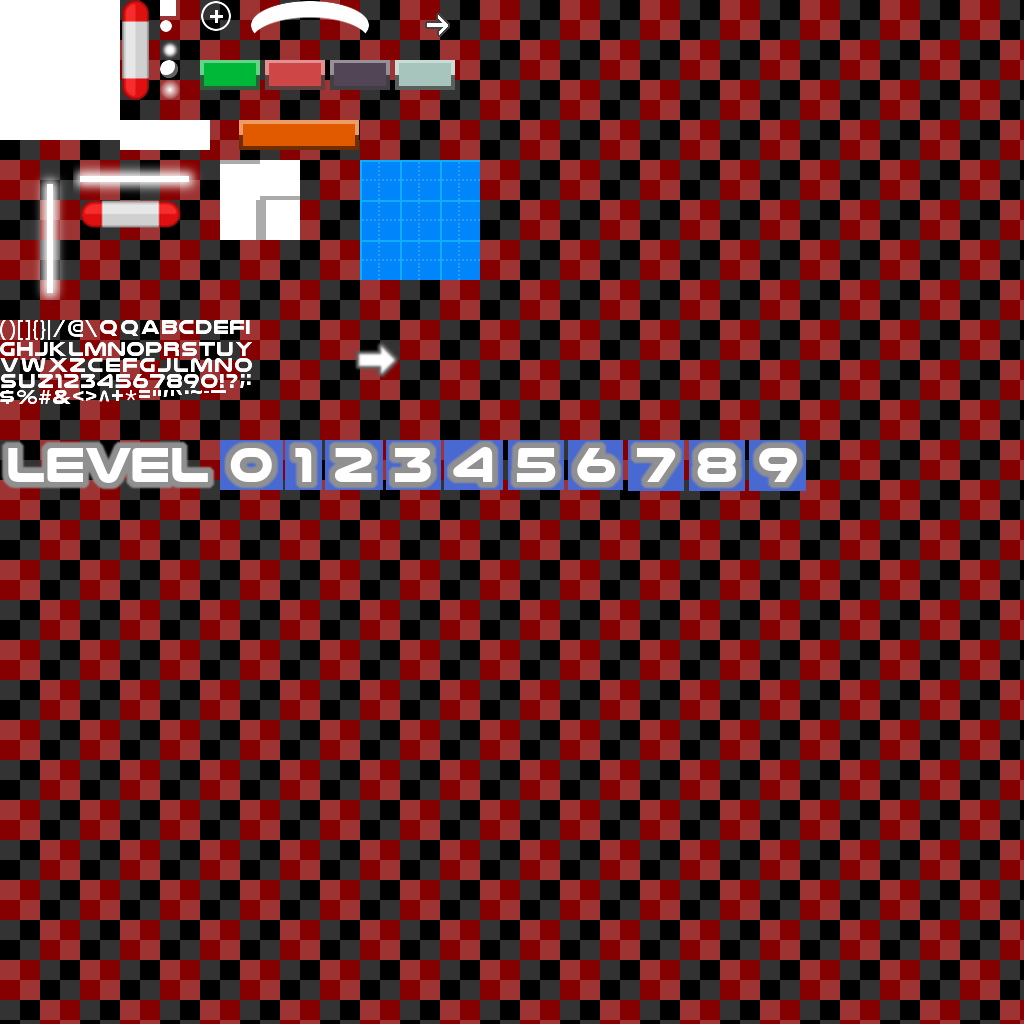
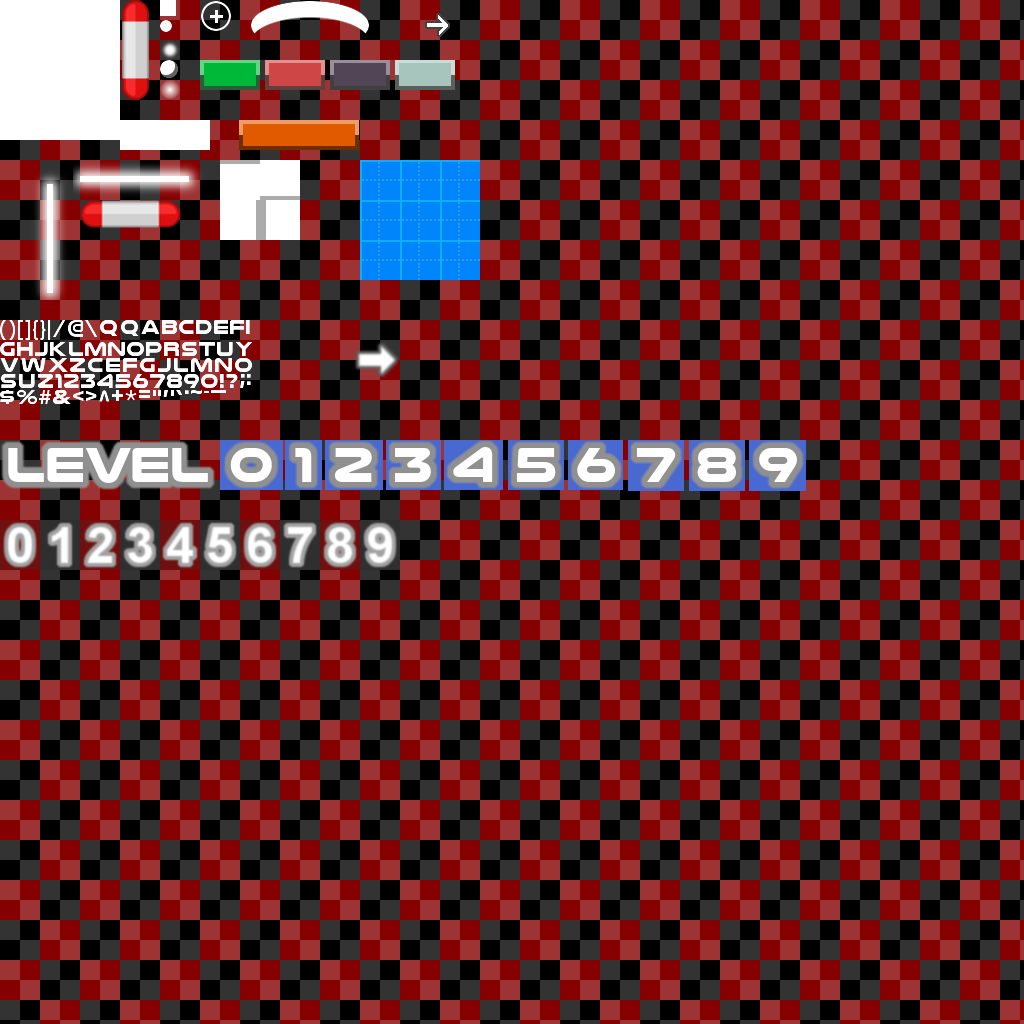
Comparing the layer stacks of the two 1024px x 1024px images. Changes:
added layer "Ebene #7" above "Ebene #8" over bbox(2, 521, 398, 569)
added layer "Ebene #8" above "Ebene #6" over bbox(0, 520, 400, 570)
